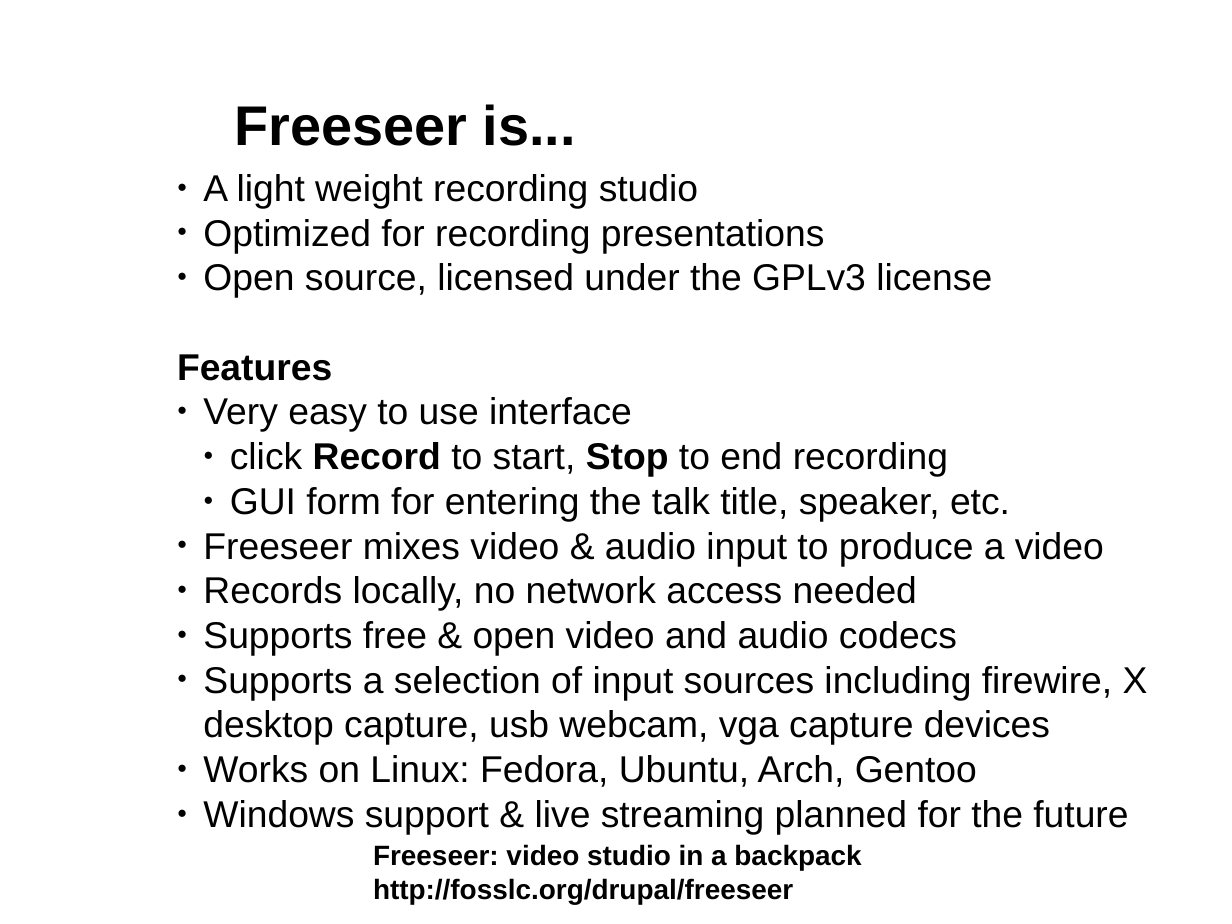
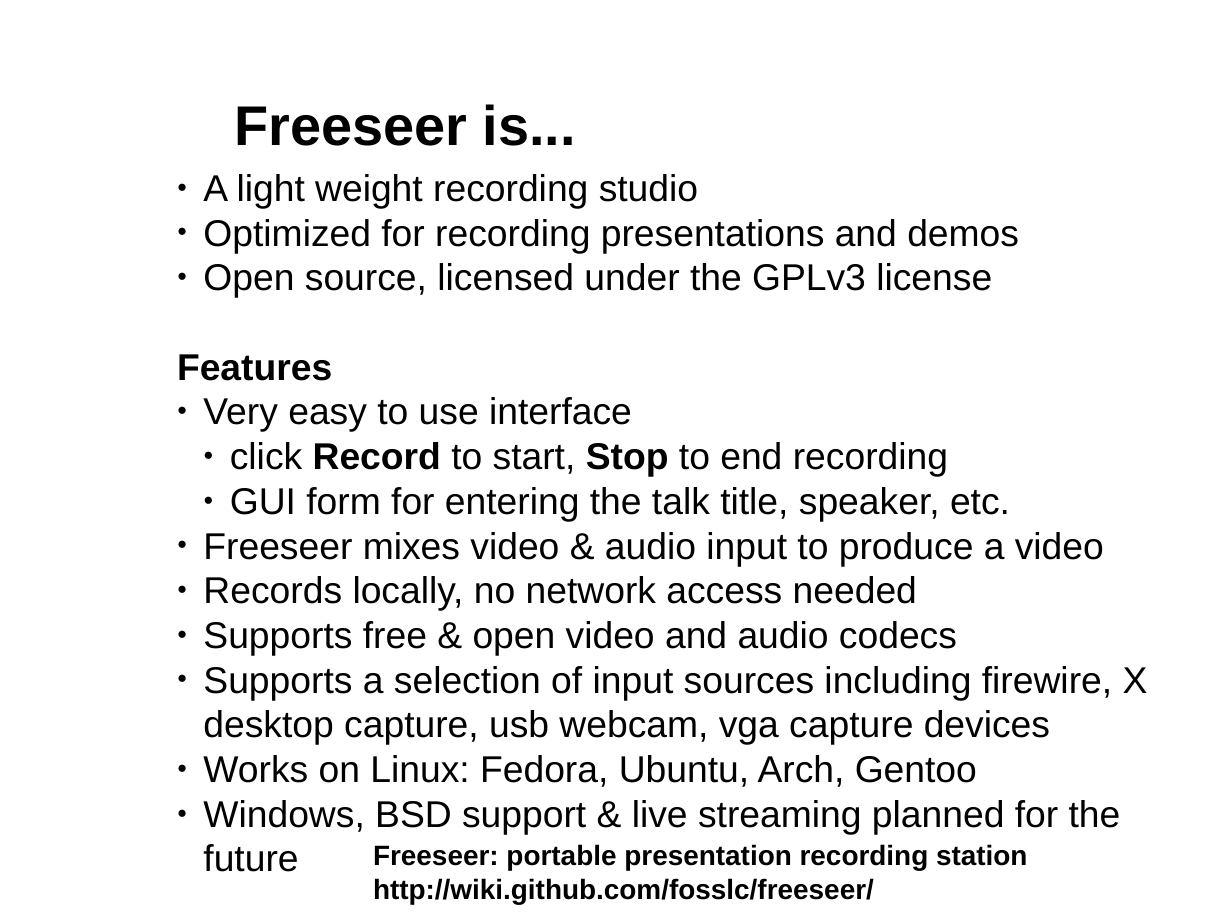
Before and after one commit to Freeseer/freeseer, a slide deck: slide 2 of docs/presentations/intro/freeseer_intro.odp. Drawn at 1232x924 pixels with LibreOffice and Linux fonts; fonts in the diff are those of the drawing; background and template pictures are left out. Boxes give left, top, right and bottom in pixels: in the first picture for what was removed or moved away, otherwise in the second. Text is boxed around its words. In the diff, an @@ line names an element or a change of style, - is before the commit and + after.

```diff
--- a/docs/presentations/intro/freeseer_intro.odp
+++ b/docs/presentations/intro/freeseer_intro.odp
@@ text at box(203, 219, 1019, 253): text changed @@
-● Optimized for recording presentations
+● Optimized for recording presentations and demos
@@ text at box(203, 800, 1121, 835): text changed @@
-● Windows support & live streaming planned for the future
+● Windows, BSD support & live streaming planned for the future
@@ text at box(373, 844, 1027, 904): text changed @@
-Freeseer: video studio in a backpack
-http://fosslc.org/drupal/freeseer
+Freeseer: portable presentation recording station
+http://wiki.github.com/fosslc/freeseer/
```
Also in this commit, not shown: 6 other slides changed, 3 slides added, 2 slides removed.
